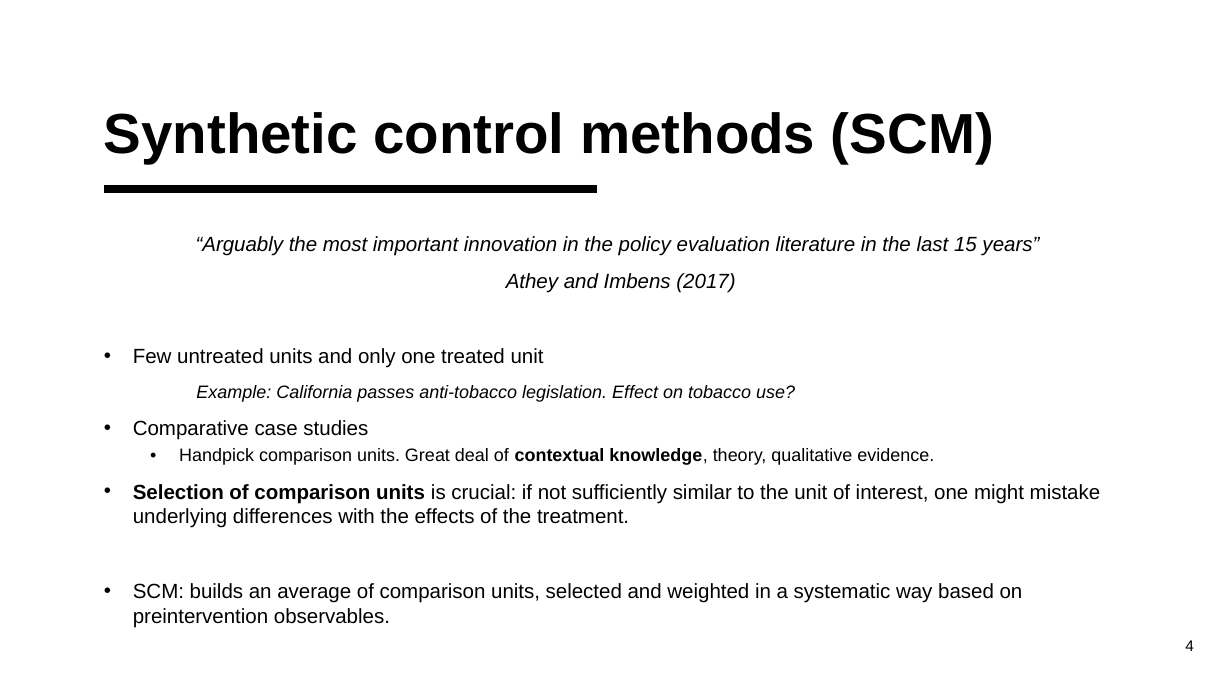
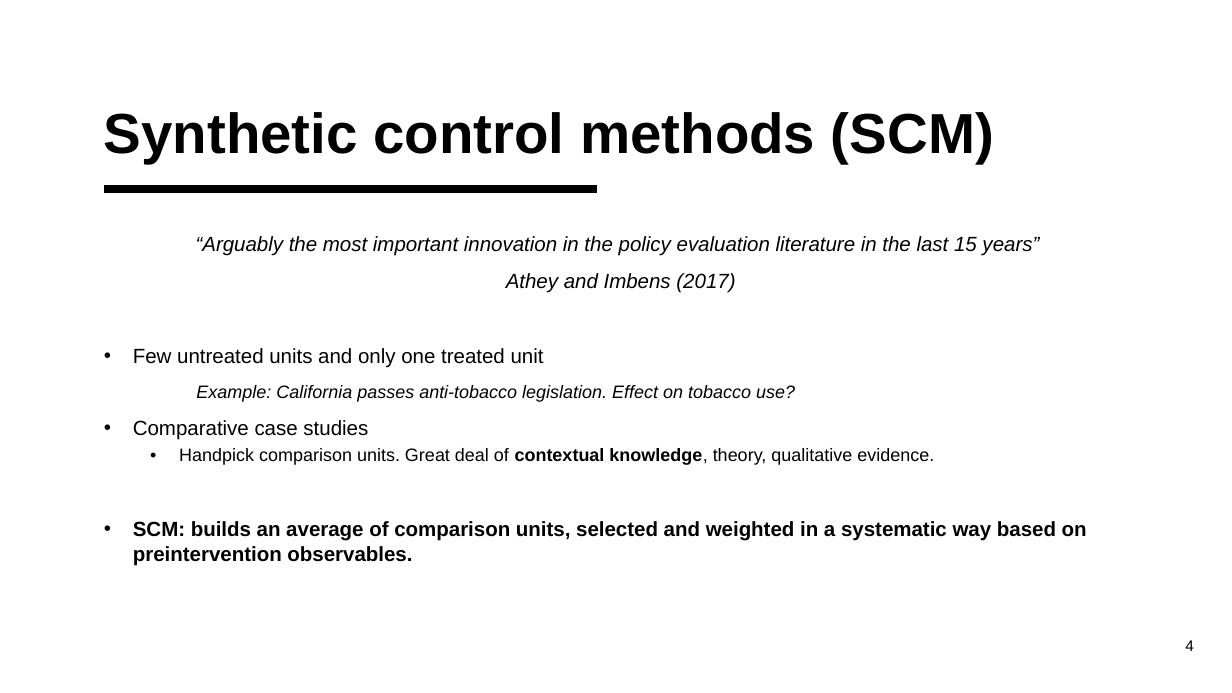
Before and after one commit to francescogranella/francescogranella.github.io, a slide deck: slide 4 of SCM.pptx. Drawn at 1232x693 pixels with LibreOffice and Linux fonts; fonts in the diff are those of the drawing. Boxes give left, top, right and bottom in pixels: in the first picture for what was removed or moved away, otherwise in the second. Text is boxed around its words. In the diff, an @@ line names an element or a change of style, - is before the commit and + after.

```diff
--- a/SCM.pptx
+++ b/SCM.pptx
@@ text at (133,484,1101,528): paragraph removed @@
-• Selection of comparison units is crucial: if not sufficiently similar to the unit of interest, one might mistake underlying differences with the effects of the treatment.
@@ text at (133,521,1087,566): bold on in "SCM: builds an average of comparison units, ..." @@
```
Also in this commit, not shown: 5 other slides changed, 1 slide added, 2 slides removed.
